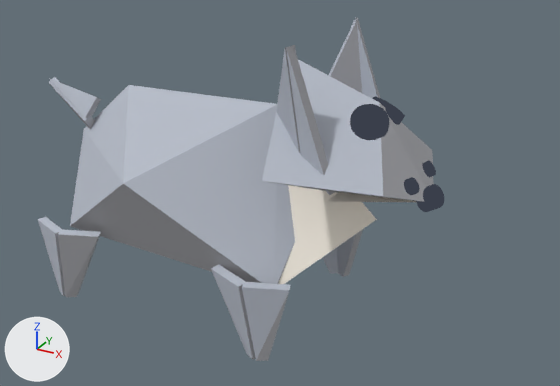
One commit to the glTF model models/origami-animals/origami_hippo.glb: the scene before it, then after it.
Before and after are seen from a camera (50 mm lens) standing at (0.0656, -0.0928, 0.0656) and looking at (0.0141, 0.0008, 0.0188). Arrows for +X, +Y and +Z are at lower left; the lights stay in place. The picture after the commit comes second. Where no turn or scale is listed for an object, it has been applied to the vertices. Vertices at exactly the same position are counted once.

Before the edit, the objects in view are built like this:
```python
ob_body = bpy.data.objects.new('body', me_body)
ob_body.parent = ob_origami_hippo
ob_body.location = (0.0, 0.0, 0.011)
ob_body.scale = (1.0, 1.0, 0.998)
ob_ear_l = bpy.data.objects.new('ear_l', me_ear_l)
ob_ear_l.location = (0.023, -0.0092, 0.0384)
ob_ear_r = bpy.data.objects.new('ear_r', me_ear_r)
ob_ear_r.location = (0.023, 0.0092, 0.0384)
ob_head = bpy.data.objects.new('head', me_head)
ob_head.location = (0.019, 0.0, 0.029)
ob_leg_bl = bpy.data.objects.new('leg_bl', me_leg_bl)
ob_leg_bl.location = (-0.016, -0.0126, 0.011)
ob_leg_fl = bpy.data.objects.new('leg_fl', me_leg_fl)
ob_leg_fl.location = (0.017, -0.0126, 0.011)
ob_leg_fr = bpy.data.objects.new('leg_fr', me_leg_fr)
ob_leg_fr.location = (0.017, 0.0126, 0.011)
ob_tail = bpy.data.objects.new('tail', me_tail)
ob_tail.location = (-0.019, 0.0, 0.027)
```
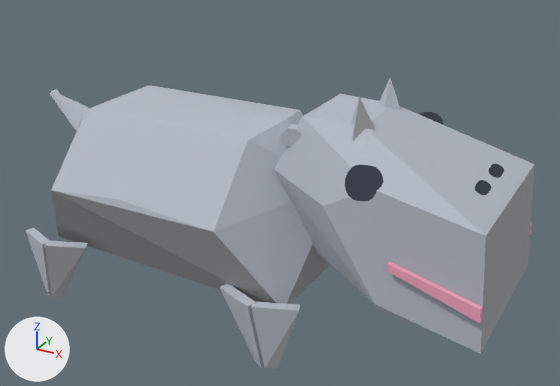
Location of each change, (x1, y1, x2, y2) in pixels of the pictures (560 x 386 px; the box of a moved part takes in the faces that stretch with it):
'head', reshaped, moved (43% wider, 81% taller): before (262, 60, 444, 212); after (275, 78, 535, 354)
'body', reshaped, moved: before (70, 85, 377, 284); after (51, 85, 330, 304)
'leg_fl', moved: before (211, 265, 290, 361); after (220, 284, 300, 369)
'leg_bl', moved: before (38, 217, 101, 297); after (26, 228, 88, 297)
'ear_l', reshaped, moved: before (276, 45, 336, 195); after (279, 124, 303, 147)
'ear_r', reshaped, moved (not visible afterwards): before (328, 17, 380, 98)
'tail', moved: before (49, 77, 101, 129); after (50, 89, 89, 131)
'leg_fr', moved (not visible afterwards): before (323, 229, 363, 277)
part 2 of me_head, moved or reshaped: before (404, 177, 420, 195); after (475, 180, 491, 195)
part 3 of me_head, moved or reshaped: before (416, 184, 444, 212); after (488, 164, 504, 178)
part 4 of me_head, rebuilt (51% wider, 83% taller): before (262, 60, 434, 202); after (275, 94, 535, 354)
part 5 of me_head, added: after (345, 164, 384, 201)
part 6 of me_head, added (mostly hidden): after (419, 112, 443, 125)
part 7 of me_head, deleted: before (350, 104, 389, 140)
part 8 of me_head, deleted: before (372, 97, 405, 125)
part 9 of me_head, deleted: before (422, 161, 436, 177)
part 10 of me_head, added: after (351, 78, 401, 142)
part 11 of me_head, added: after (387, 261, 482, 323)
part 12 of me_ear_l, added: after (279, 124, 303, 147)
part 13 of me_ear_l, deleted: before (276, 45, 336, 195)

Diff of the bpy script that builds the scene:
```diff
--- a/models/origami-animals/origami_hippo.glb.py
+++ b/models/origami-animals/origami_hippo.glb.py
@@ me_body @@
 # used by ob_body; parent = ob_origami_hippo; location = (0.0, 0.0, 0.011); scale = (1.0, 1.0, 0.998)
-me_body.from_pydata(...)  # 14 vertices, 22 faces; spans x -0.023..0.03, y -0.0153..0.0153, z -0.002..0.022
-me_body.materials.append(mat_paper)  # white #fff8ec
-me_body.materials.append(mat_paper_shade)  # pale yellow #e8ddcb
+me_body.from_pydata(...)  # 23 vertices, 42 faces; spans x -0.025..0.024, y -0.0168..0.0168, z -0.002..0.022
+# me_body part 1
+# 13 vertices are removed from x -0.023..0.03, y -0.0153..0.0153, z -0.001..0.022
+# 22 faces are deleted
+# 16 vertices are added at x -0.025..0.024, y -0.0168..0.0168, z -0.0015..0.022
+# 6 new vertices lie (0.0285, 0.0, 0.0) away from vertices in x -0.0147, y -0.0168..0.0168, z -0.0015..0.0209
+# 22 new faces join them, mat_stone (light grey #b7bdc9)
+# 20 new faces join them, mat_stone_shade (grey #a7a8ad)
 me_body.materials.append(mat_stone)
@@ me_head @@
-me_head.from_pydata(...)  # 191 vertices, 356 faces; spans x -0.0031..0.0202, y -0.0151..0.0151, z -0.0076..0.0113
+me_head.from_pydata(...)  # 188 vertices, 340 faces; spans x -0.0105..0.0211, y -0.0136..0.0136, z -0.0158..0.0116
+# me_head part 2: the loose piece of 36 vertices spanning x 0.0149..0.0178, y -0.0046..-0.0022, z -0.0047..-0.0018 is multiplied about its middle by the matrix ((0.741, -0.086, -0.407), (0.13, 1.083, 0.009), (0.577, -0.076, 0.779)), then moved by (0.0003, 0.0002, 0.0044)
+# me_head part 3: the loose piece of 36 vertices spanning x 0.0167..0.0202, y -0.002..0.0021, z -0.0075..-0.0038 is multiplied about its middle by the matrix ((0.61, -0.072, -0.208), (0.073, 0.609, 0.005), (0.634, -0.082, 0.693)), then moved by (-0.0017, 0.0032, 0.0068)
+# me_head part 4: the loose piece of 11 vertices spanning x -0.0031..0.019, y -0.0151..0.0151, z -0.0076..0.0113 is rebuilt with 18 vertices and now spans x -0.0105..0.0211, y -0.0126..0.0126, z -0.0158..0.0079
+# me_head part 5: a new loose piece of 36 vertices spanning x 0.0022..0.007, y -0.0136..-0.0099, z 0.0005..0.0053, in mat_ink
+# me_head part 6: a new loose piece of 36 vertices spanning x 0.0022..0.007, y 0.0099..0.0136, z 0.0005..0.0053, in mat_ink
+# me_head part 7: the loose piece of 36 vertices spanning x 0.0076..0.013, y -0.0054..-0.0001, z 0.0018..0.0066 is deleted
+# me_head part 8: the loose piece of 36 vertices spanning x 0.0076..0.013, y 0.0001..0.0054, z 0.0018..0.0066 is deleted
+# me_head part 9: the loose piece of 36 vertices spanning x 0.0149..0.0178, y 0.0022..0.0046, z -0.0047..-0.0018 is deleted
+# me_head part 10: 10 vertices added at x -0.0014..0.0039, y -0.0079..0.0079, z 0.0049..0.0116
+# me_head part 11: 8 vertices added at x 0.0088..0.0208, y -0.0135..-0.0127, z -0.0111..-0.0062
+# other edits to the shape of me_head do not show in these pictures
 me_head.materials.append(mat_ink)
-me_head.materials.append(mat_paper)  # white #fff8ec
-me_head.materials.append(mat_paper_shade)  # pale yellow #e8ddcb
 me_head.materials.append(mat_stone)
 me_head.materials.append(mat_stone_shade)
+me_head.materials.append(mat_pink)  # pink #f6a5c0
@@ me_ear_l @@
-me_ear_l.from_pydata(...)  # 12 vertices, 16 faces; spans x -0.0055..0.005, y -0.0018..0.0037, z -0.0125..0.0057
+me_ear_l.from_pydata(...)  # 22 vertices, 36 faces; spans x -0.0019..0.0033, y -0.0006..0.0012, z -0.0042..-0.0012
+# me_ear_l part 12: 22 vertices added at x -0.0019..0.0033, y -0.0006..0.0012, z -0.0042..-0.0012
+# me_ear_l part 13: 12 vertices removed from x -0.0055..0.005, y -0.0018..0.0037, z -0.0125..0.0057
 me_ear_l.materials.append(mat_stone)
 me_ear_l.materials.append(mat_stone_shade)
+me_ear_l.materials.append(mat_pink)  # pink #f6a5c0
@@ me_ear_r @@
-me_ear_r.from_pydata(...)  # 12 vertices, 16 faces; spans x -0.0055..0.005, y -0.0037..0.0018, z -0.0125..0.0057
+me_ear_r.from_pydata(...)  # 22 vertices, 36 faces; spans x -0.0019..0.0033, y -0.0012..0.0006, z -0.0042..-0.0012
+# me_ear_r part 14: 12 vertices removed from x -0.0055..0.005, y -0.0037..0.0018, z -0.0125..0.0057
+# other edits to the shape of me_ear_r do not show in these pictures
 me_ear_r.materials.append(mat_stone)
 me_ear_r.materials.append(mat_stone_shade)
+me_ear_r.materials.append(mat_pink)  # pink #f6a5c0
@@ ob_body @@
 ob_body.parent = ob_origami_hippo
-ob_body.location = (0.0, 0.0, 0.011)
+ob_body.location = (0.0, 0.0, 0.009)
 ob_body.scale = (1.0, 1.0, 0.998)
@@ ob_head @@
 ob_head = bpy.data.objects.new('head', me_head)
-ob_head.location = (0.019, 0.0, 0.029)
+ob_head.location = (0.028, 0.0, 0.026)
@@ ob_ear_l @@
 ob_ear_l = bpy.data.objects.new('ear_l', me_ear_l)
-ob_ear_l.location = (0.023, -0.0092, 0.0384)
+ob_ear_l.location = (0.0201, -0.0065, 0.0338)
@@ ob_ear_r @@
 ob_ear_r = bpy.data.objects.new('ear_r', me_ear_r)
-ob_ear_r.location = (0.023, 0.0092, 0.0384)
+ob_ear_r.location = (0.0201, 0.0065, 0.0338)
@@ ob_tail @@
 ob_tail = bpy.data.objects.new('tail', me_tail)
-ob_tail.location = (-0.019, 0.0, 0.027)
+ob_tail.location = (-0.021, 0.0, 0.025)
@@ ob_leg_fl @@
 ob_leg_fl = bpy.data.objects.new('leg_fl', me_leg_fl)
-ob_leg_fl.location = (0.017, -0.0126, 0.011)
+ob_leg_fl.location = (0.019, -0.0136, 0.009)
@@ ob_leg_fr @@
 ob_leg_fr = bpy.data.objects.new('leg_fr', me_leg_fr)
-ob_leg_fr.location = (0.017, 0.0126, 0.011)
+ob_leg_fr.location = (0.019, 0.0136, 0.009)
@@ ob_leg_bl @@
 ob_leg_bl = bpy.data.objects.new('leg_bl', me_leg_bl)
-ob_leg_bl.location = (-0.016, -0.0126, 0.011)
+ob_leg_bl.location = (-0.018, -0.0136, 0.009)
```
